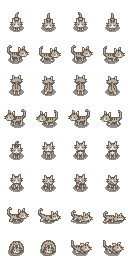
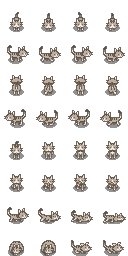
Layer changes from the first w=128, h=256 image to the second:
added layer "Tail" above "Eyes" over (8, 13, 121, 255)
